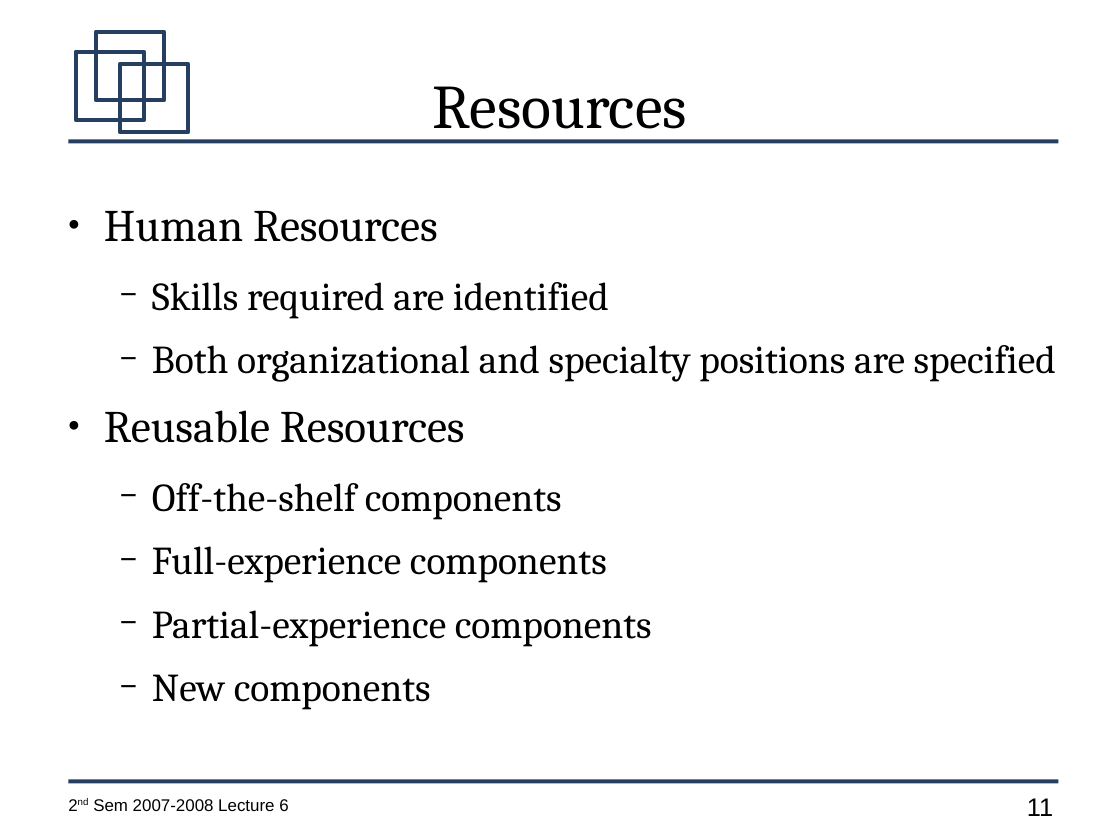
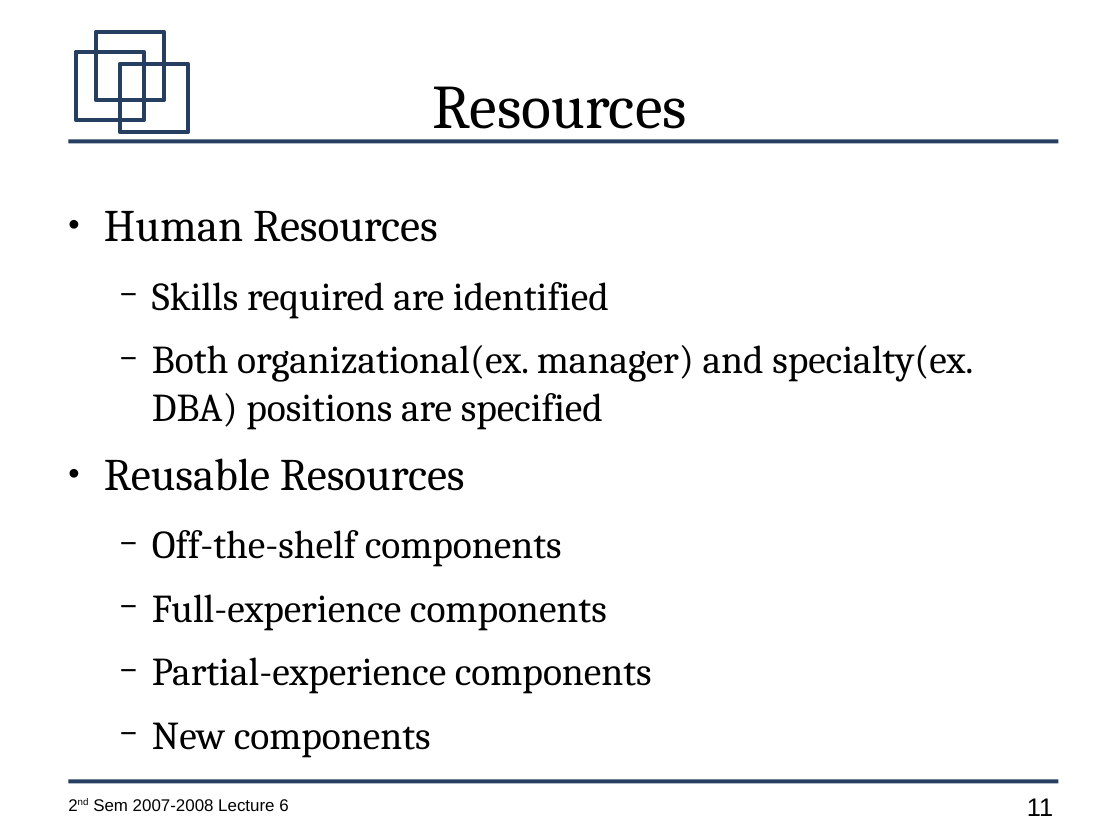
Before and after one commit to jachermocilla/jach-homepage, a slide deck: slide 11 of CMSC128-2nd-Sem-2007-L6.odp. Drawn at 1120x840 pixels with LibreOffice and Linux fonts; fonts in the diff are those of the drawing. Boxes give left, top, right and bottom in pixels: in the first picture for what was removed or moved away, otherwise in the second. Text is boxed around its words. In the diff, an @@ line names an element or a change of style, - is before the commit and + after.

```diff
--- a/CMSC128-2nd-Sem-2007-L6.odp
+++ b/CMSC128-2nd-Sem-2007-L6.odp
@@ text at [152,345,973,430]: text changed @@
-  − Both organizational and specialty positions are specified
+  − Both organizational(ex. manager) and specialty(ex. DBA) positions are specified
```
Also in this commit, not shown: 3 other slides changed, 7 slides added.
